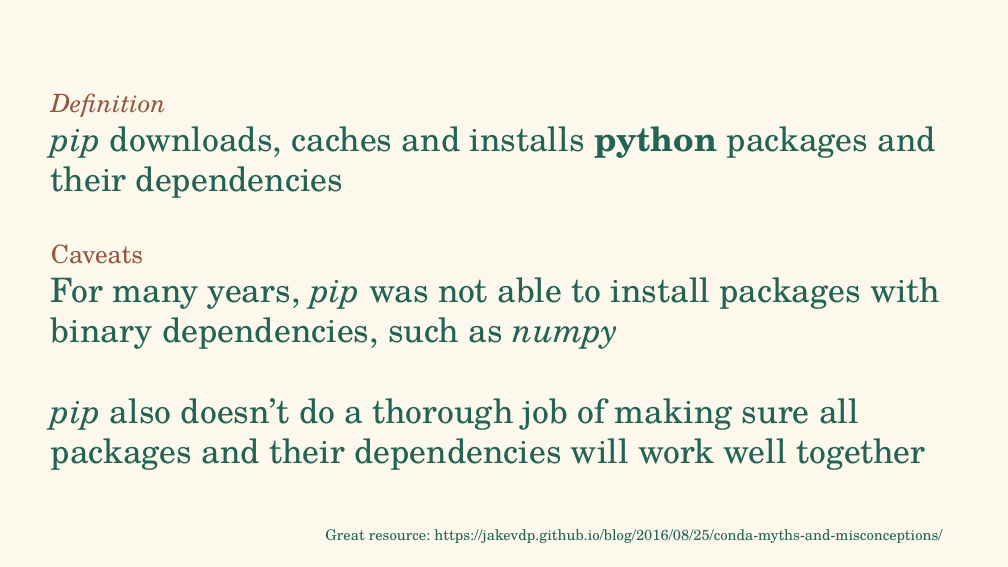
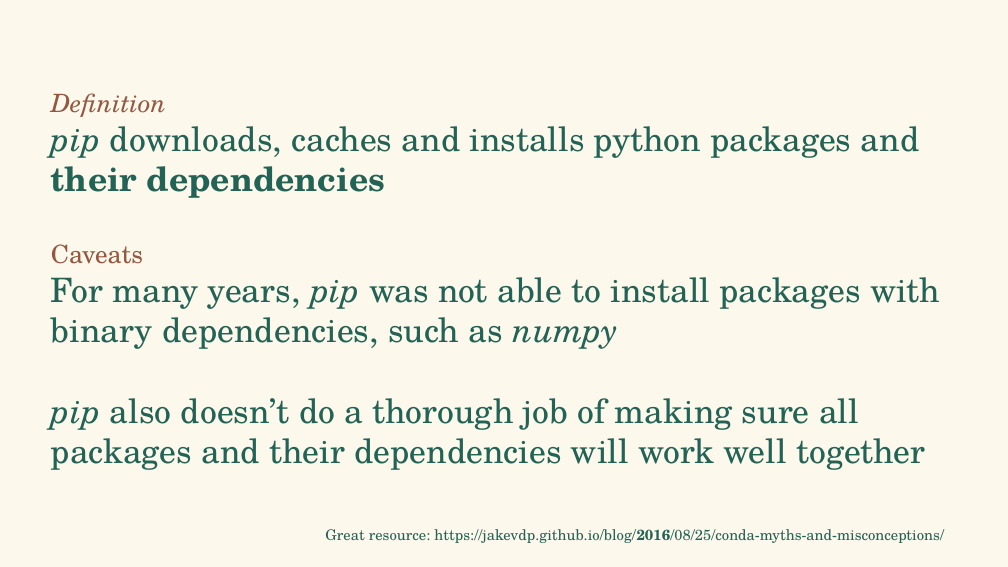
Before and after one commit to falconair/ProgrammingForAnalytics, a slide deck: slide 13 of lectures/080_env_pkg_management/Python environment and package management.pptx (slide 12 before the commit). Drawn at 1008x567 pixels with LibreOffice and Linux fonts; fonts in the diff are those of the drawing. Boxes give left, top, right and bottom in pixels: in the first picture for what was removed or moved away, otherwise in the second. Text is boxed around its words. In the diff, an @@ line names an element or a change of style, - is before the commit and + after.

```diff
--- a/lectures/080_env_pkg_management/Python environment and package management.pptx
+++ b/lectures/080_env_pkg_management/Python environment and package management.pptx
@@ text at bbox=[51, 126, 920, 264]: bold off in "python"; bold on in "their dependencies" @@
@@ text "Great resource: https://jakevdp.github.io/blog/2016/08/25/co ..." at bbox=[325, 529, 944, 543]: bold on in "https://jakevdp.github.io/blog/2016/08/25/conda-myths-and-mi ..." @@
```
Also in this commit, not shown: 4 other slides changed, 30 slides added.
